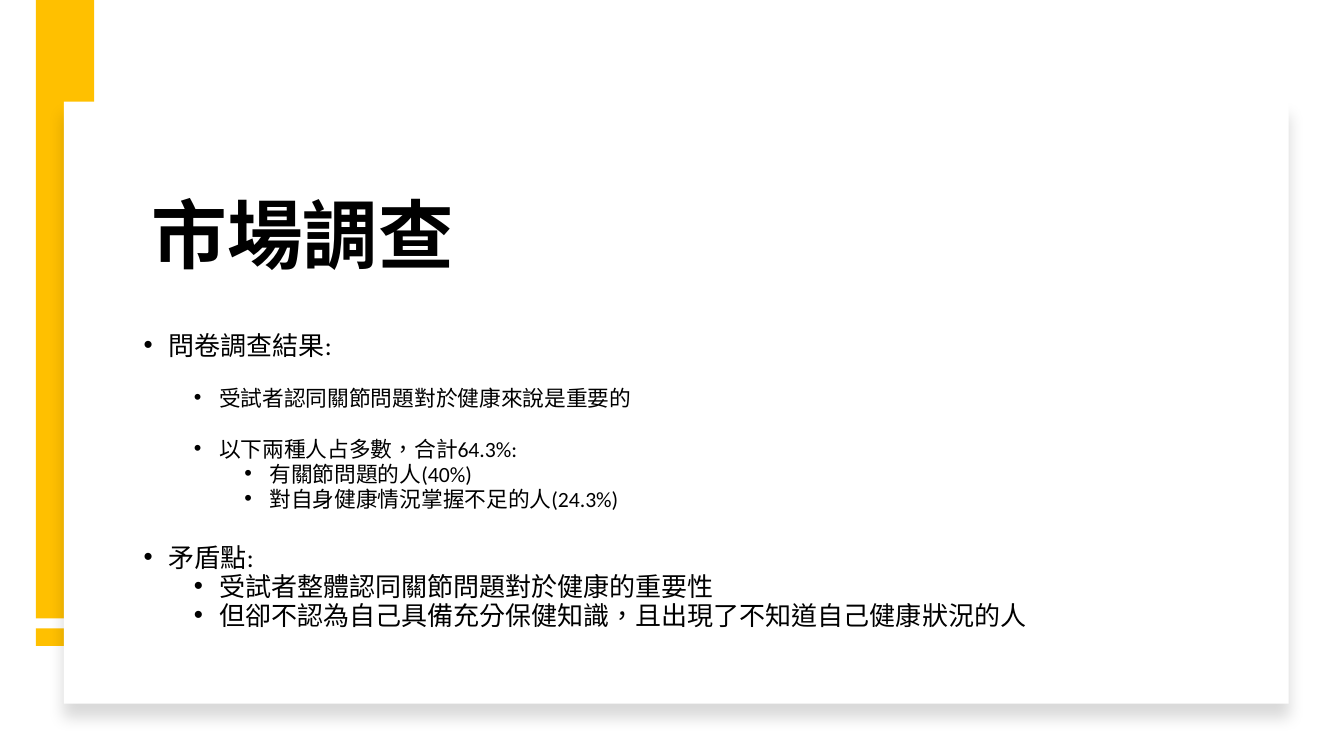
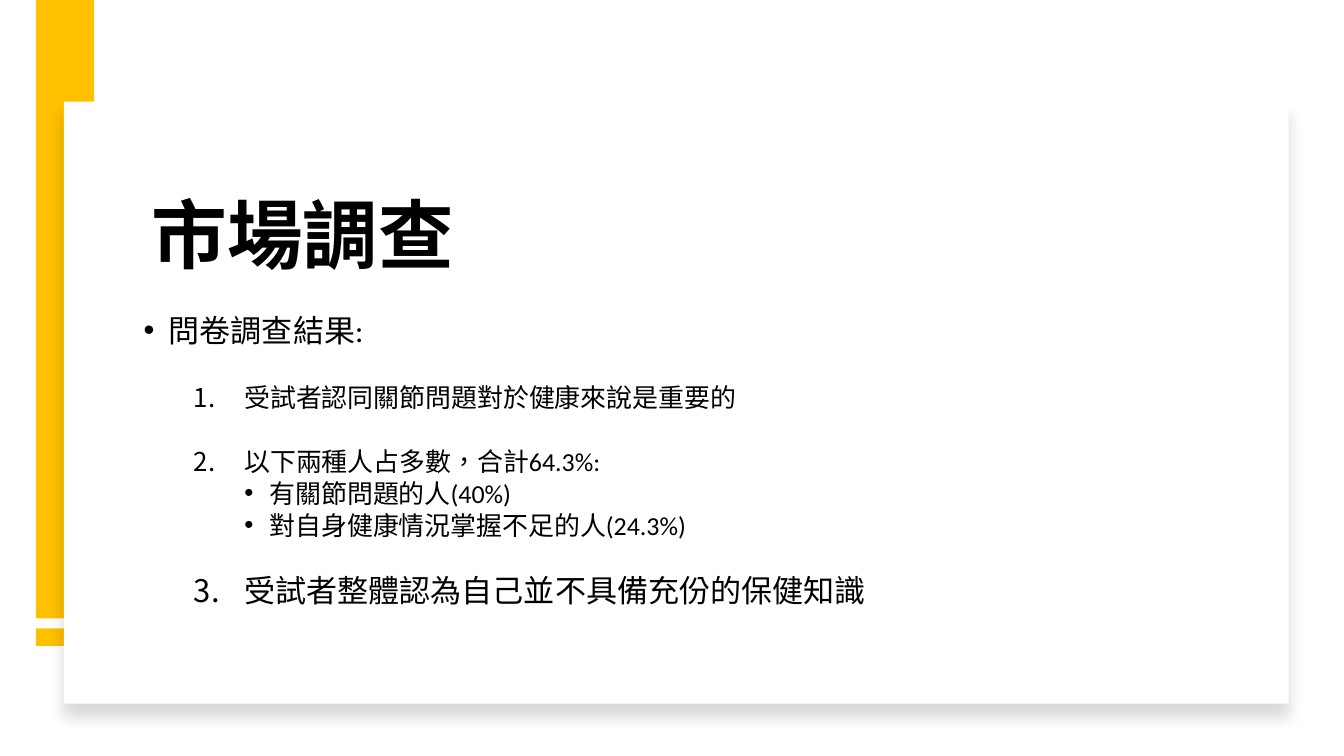
Before and after one commit to michaelchen1225/-, a slide deck: slide 5 of 整合/產品報告.pptx. Drawn at 1344x756 pixels with LibreOffice and Linux fonts; fonts in the diff are those of the drawing. Boxes give left, top, right and bottom in pixels: in the first picture for what was removed or moved away, otherwise in the second. Text is boxed around its words. In the diff, an @@ line names an element or a change of style, - is before the commit and + after.

```diff
--- a/整合/產品報告.pptx
+++ b/整合/產品報告.pptx
@@ text at [169, 316, 736, 539]: size 18.6 to 22.2 pt in "問卷調查結果:"; size 15.5 to 18.5 pt in "受試者認同關節問題對於健康來說是重要的", "以下兩種人占多數，合計64.3%:", "有關節問題的人(40%)", "對自身健康情況掌握不足的人(24.3%)"; line spacing 0.7 to 0.8; bullet • to 1. @@
@@ text at [244, 576, 865, 605]: text changed; size 18.6 to 22.2 pt @@
-• 矛盾點:
-  • 受試者整體認同關節問題對於健康的重要性
-  • 但卻不認為自己具備充分保健知識，且出現了不知道自己健康狀況的人
+  3. 受試者整體認為自己並不具備充份的保健知識
```
Also in this commit, not shown: 1 other slide changed, 1 slide added, 3 other files.
